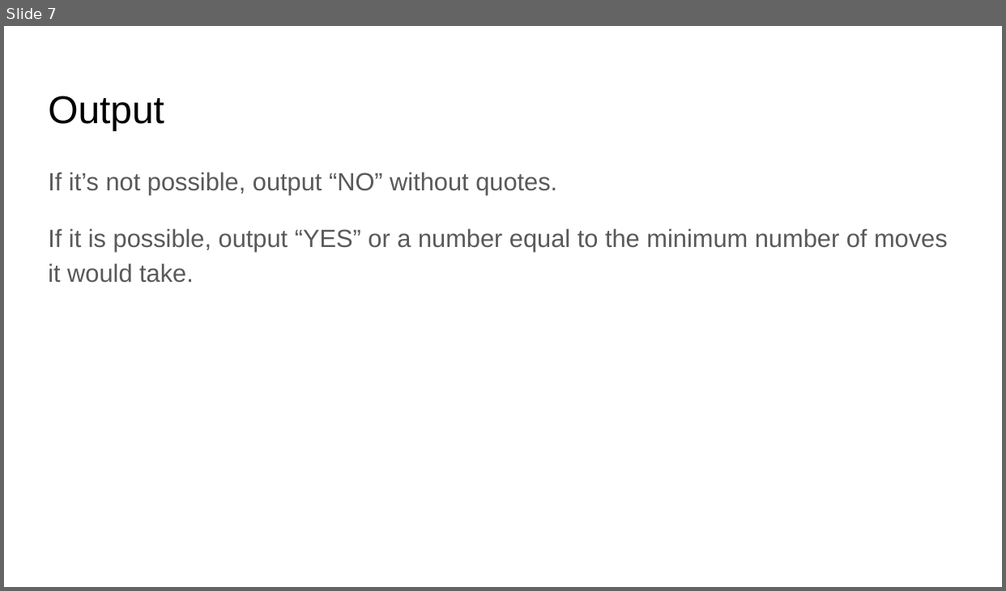
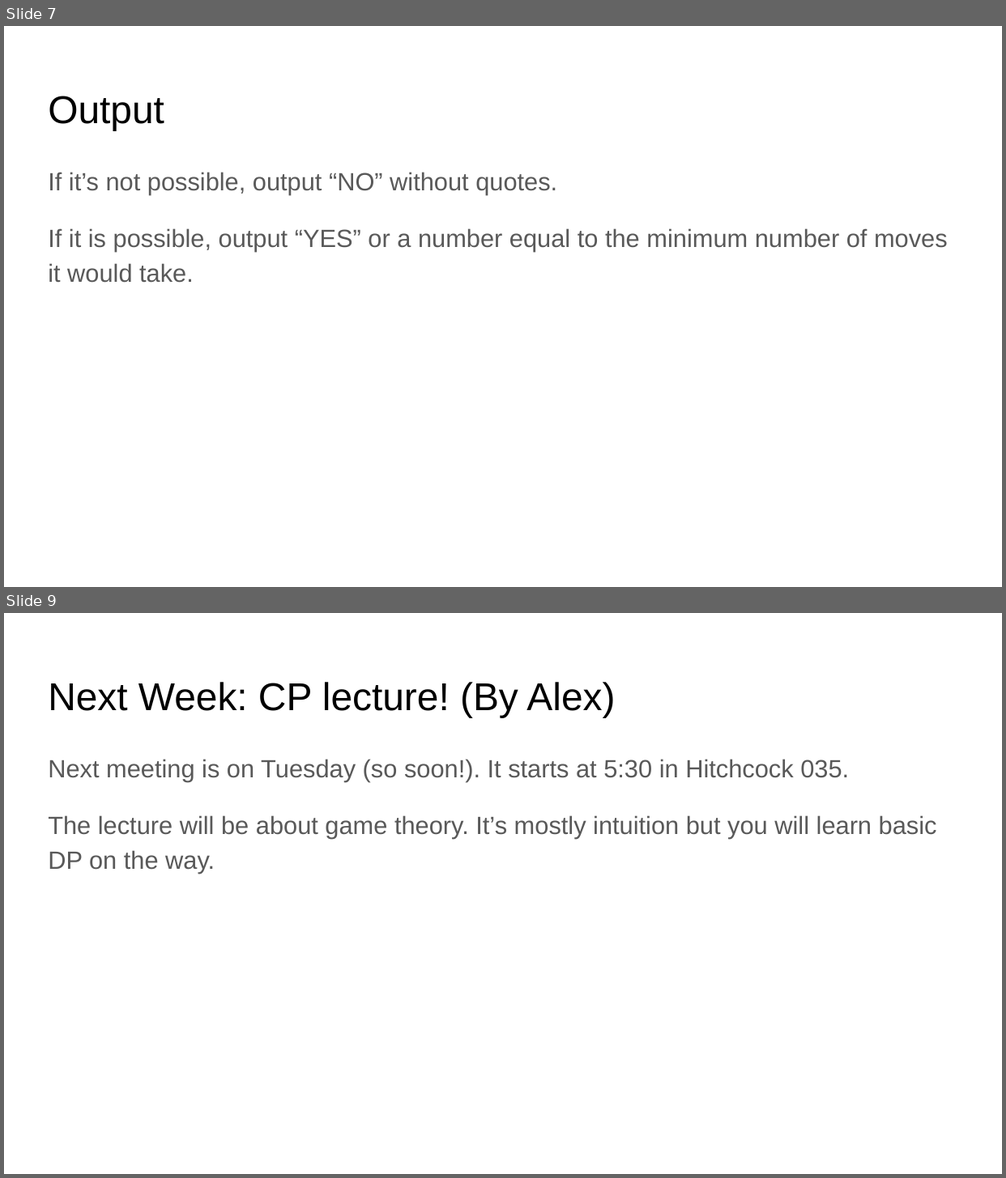
Before and after one commit to OSUACM/Weekly_Events, a slide deck: 2019-09-06/Leaps&Bounds.pptx. Shown one above the other, each under a label of ours: slide 7 before the commit, slides 7 and 9 after it; the slides between them are not shown. The pictures are 1006x591 and 1006x1178 pixels, drawn with LibreOffice and Linux fonts; fonts in the diff are those of the drawing. Boxes give left, top, right and bottom in pixels: in the first picture for what was removed or moved away, otherwise in the second. Text is boxed around its words. In the diff, an @@ line names an element or a change of style, - is before the commit and + after.

```diff
--- a/2019-09-06/Leaps&Bounds.pptx
+++ b/2019-09-06/Leaps&Bounds.pptx
@@ slide 9 added at [4,613,1002,1174], background #FFFFFF @@
@@ title added at [48,682,615,717], 28 pt, text #000000 @@
+Next Week: CP lecture! (By Alex)
@@ text added at [48,759,937,873], 18 pt, text #595959 @@
+Next meeting is on Tuesday (so soon!). It starts at 5:30 in Hitchcock 035.
+The lecture will be about game theory. It’s mostly intuition but you will learn basic DP on the way.
```
Also in this commit, not shown: 2 slides changed, 3 other files.
